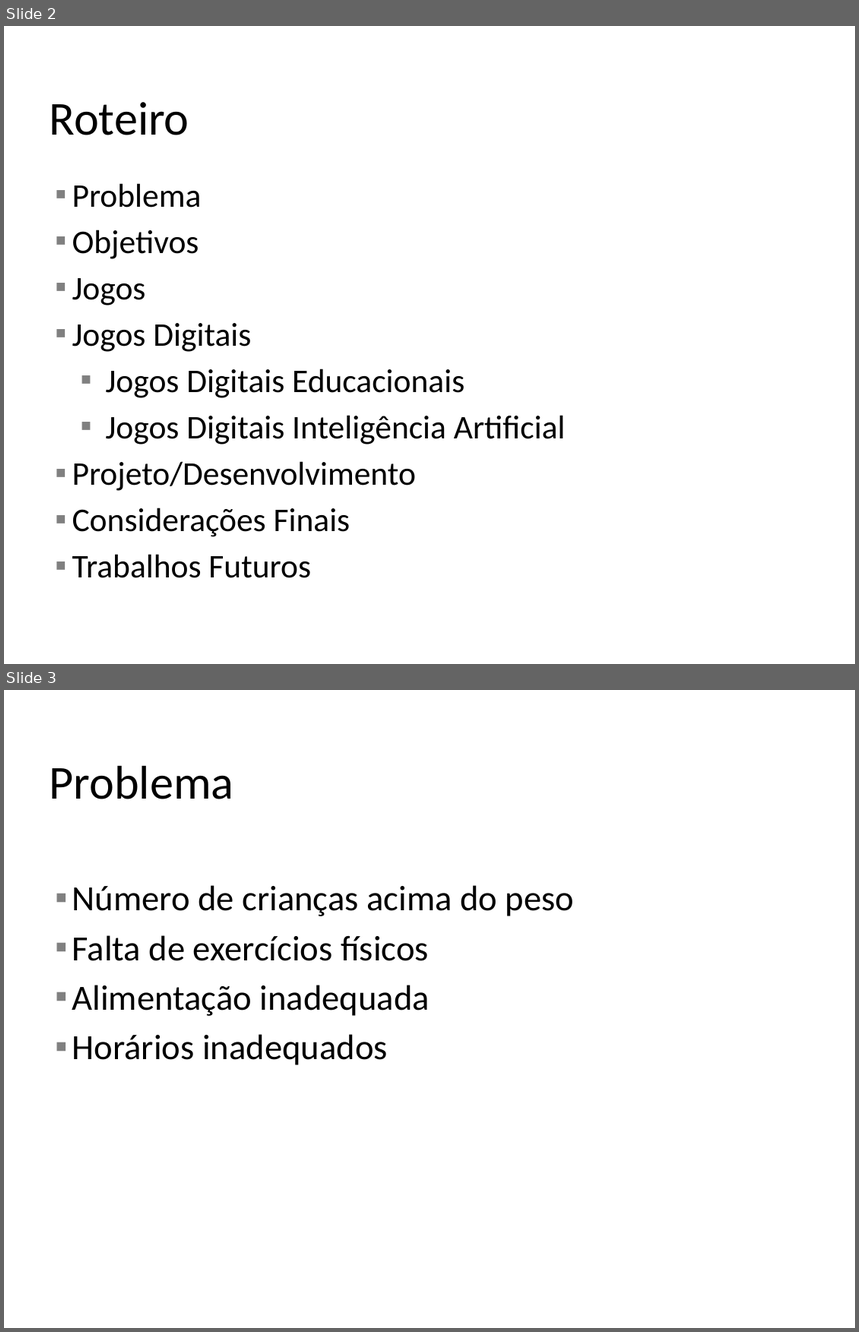
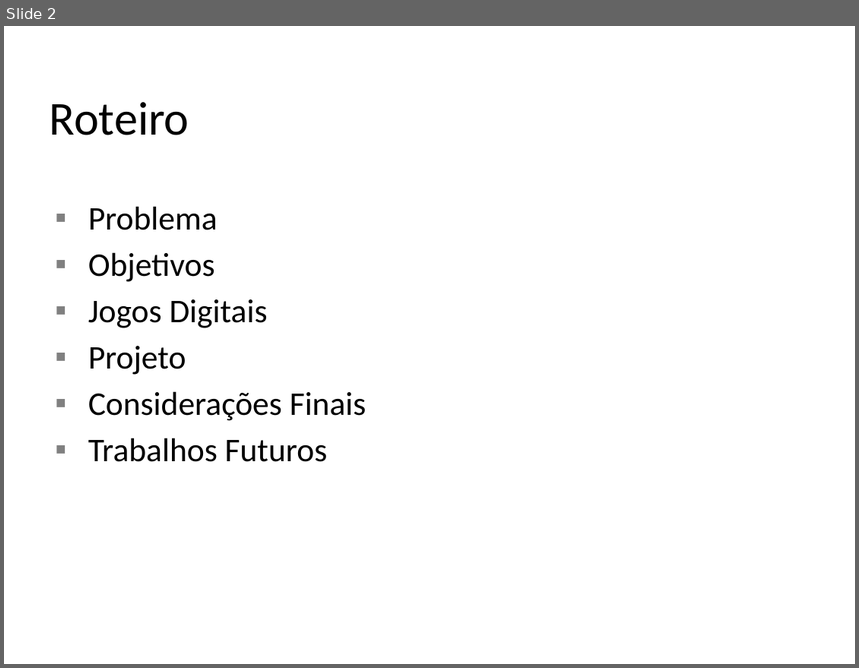
Before and after one commit to zehamarall/tcc, a slide deck: Doc/Apresentacao TCCII.pptx. Shown one above the other, each under a label of ours: slides 2 and 3 before the commit, slide 2 after it. The pictures are 859x1332 and 859x668 pixels, drawn with LibreOffice and Linux fonts; fonts in the diff are those of the drawing; background and template pictures are left out. Boxes give left, top, right and bottom in pixels: in the first picture for what was removed or moved away, otherwise in the second. Text is boxed around its words. In the diff, an @@ line names an element or a change of style, - is before the commit and + after.

```diff
--- a/Doc/Apresentacao TCCII.pptx
+++ b/Doc/Apresentacao TCCII.pptx
@@ slide 3 removed at (4,690,855,1328), background #FFFFFF @@
@@ title removed at (50,765,234,799) @@
-Problema
@@ text removed at (72,885,575,1065) @@
-▪ Número de crianças acima do peso
-▪ Falta de exercícios físicos
-▪ Alimentação inadequada
-▪ Horários inadequados
@@ slide 2 changed as well @@
@@ text at (88,206,367,462): indent changed @@
@@ text at (72,278,146,306): paragraph removed @@
-▪ Jogos
@@ text at (88,346,186,375): text changed @@
-▪ Jogos Digitais Educacionais
-▪ Jogos Digitais Inteligência Artificial
-▪ Projeto/Desenvolvimento
+▪ Projeto
```
Also in this commit, not shown: 10 other slides changed, 12 slides added, 9 other slides removed, 1 other file.
